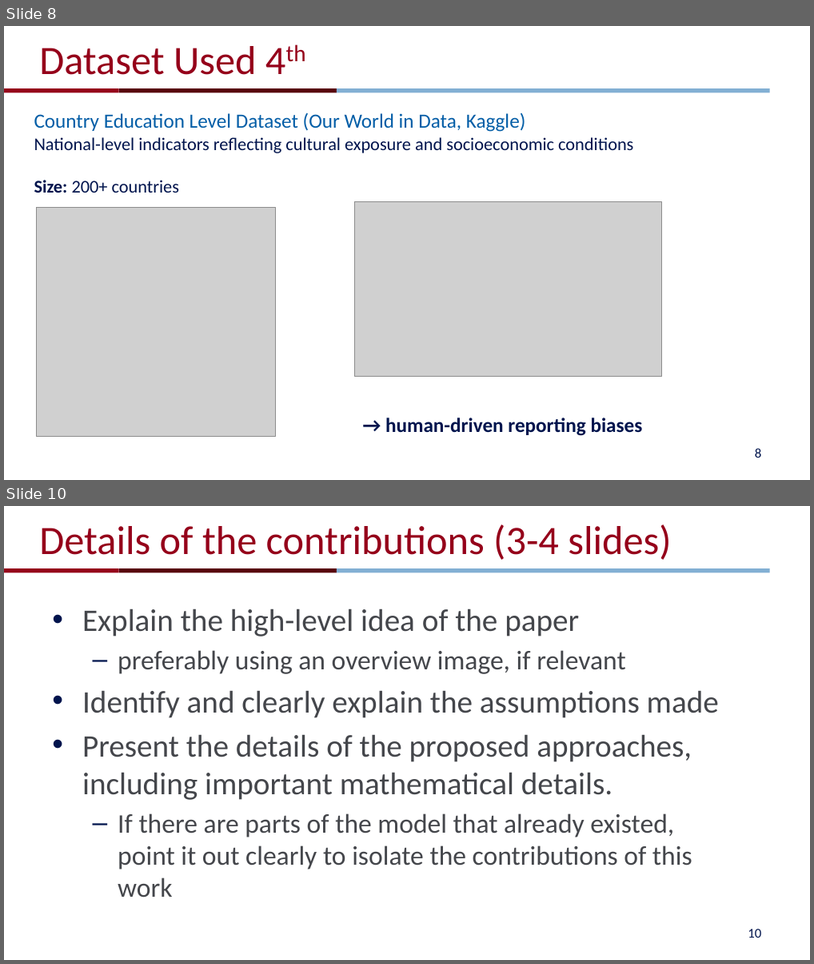
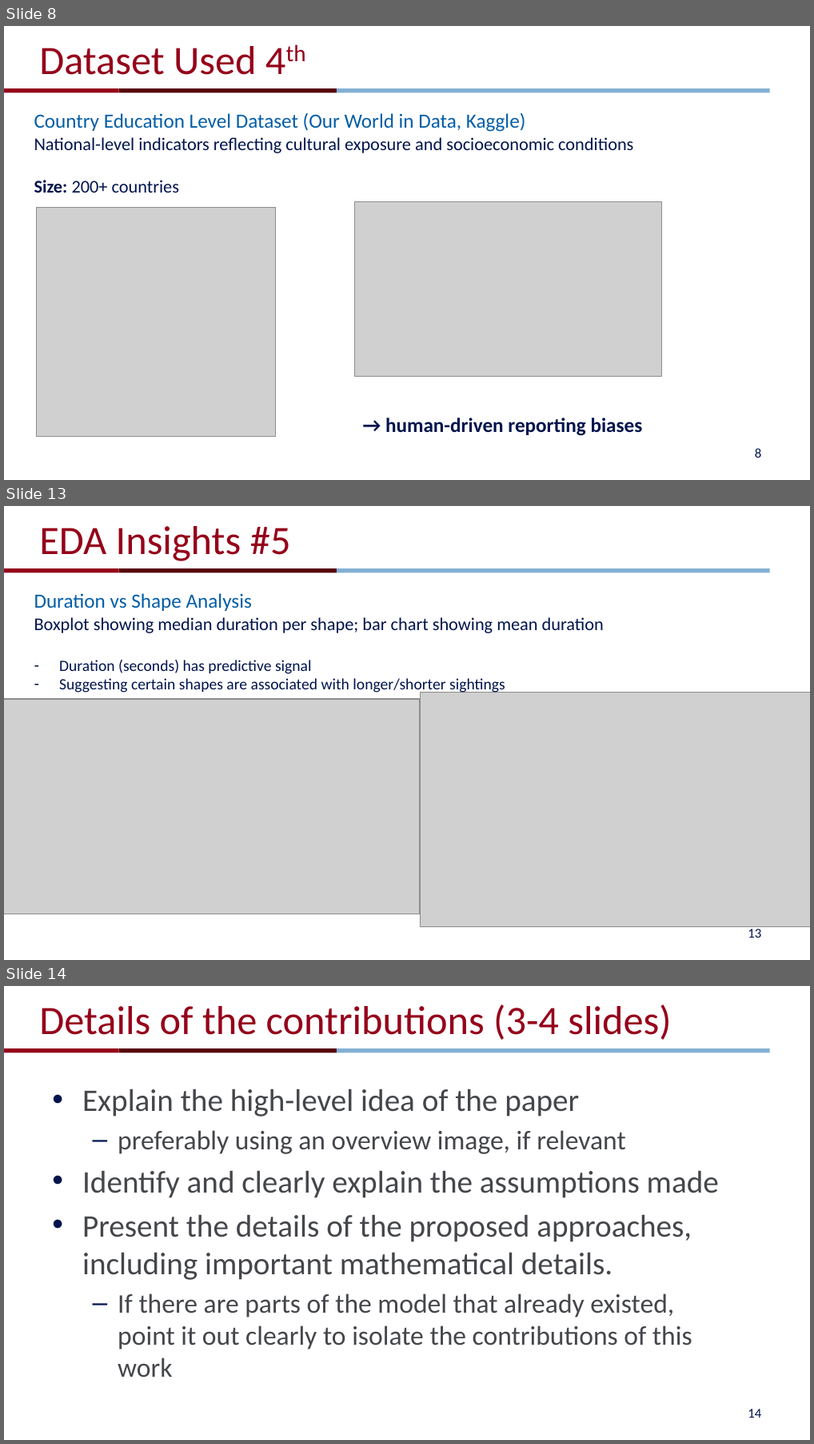
Before and after one commit to jingyig16/ufo-sightings, a slide deck: pre.pptx. Shown one above the other, each under a label of ours: slides 8 and 10 before the commit, slides 8, 13 and 14 after it; the slides between them are not shown. The pictures are 814x964 and 814x1444 pixels, drawn with LibreOffice and Linux fonts; fonts in the diff are those of the drawing; grey boxes stand for pictures; background and template pictures are left out. Boxes give left, top, right and bottom in pixels: in the first picture for what was removed or moved away, otherwise in the second. Text is boxed around its words. In the diff, an @@ line names an element or a change of style, - is before the commit and + after.

```diff
--- a/pre.pptx
+++ b/pre.pptx
@@ slide 13 added at [4, 506, 810, 960], background #FFFFFF; not listed: 3 template elements that a slide beside it also shows @@
@@ title added at [39, 526, 291, 561], 36 pt, text #95001A @@
+EDA Insights #5
@@ text added at [34, 593, 604, 694], 14 pt, text #00144D @@
+Duration vs Shape Analysis
+Boxplot showing median duration per shape; bar chart showing mean duration
+– Duration (seconds) has predictive signal
+– Suggesting certain shapes are associated with longer/shorter sightings
@@ picture added at [420, 692, 810, 926] @@
@@ picture added at [4, 699, 420, 914] @@
@@ page number added at [748, 928, 762, 937], 12 pt, text #00144D @@
+13
@@ what was slide 10 is now slide 14 @@
@@ page number at [748, 1408, 762, 1417]: text changed @@
-10
+14
```
Also in this commit, not shown: 1 slide changed, 4 other slides added, 1 slide removed.
